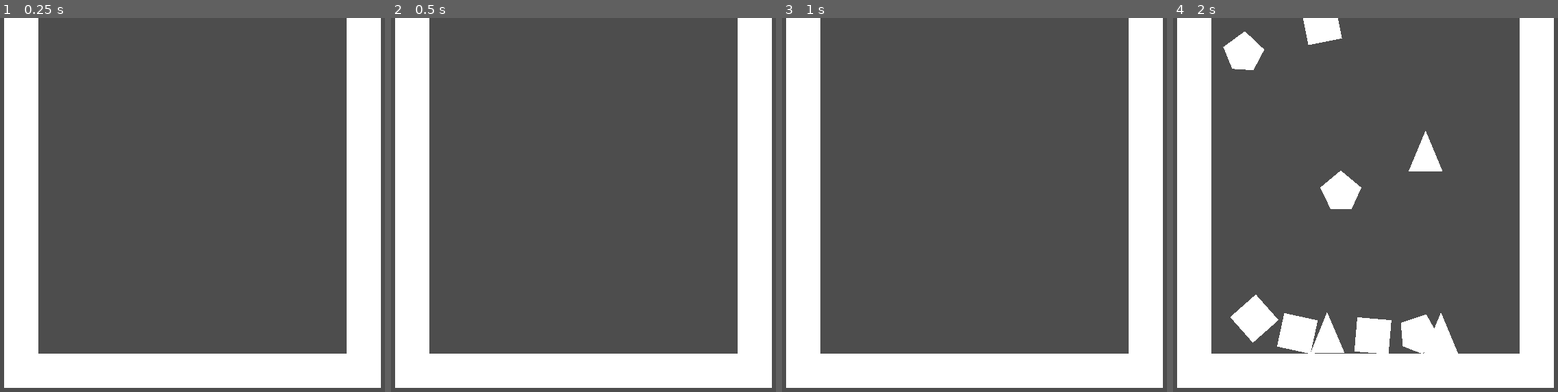
Above: before the commit, frames 1-4 (left to right).
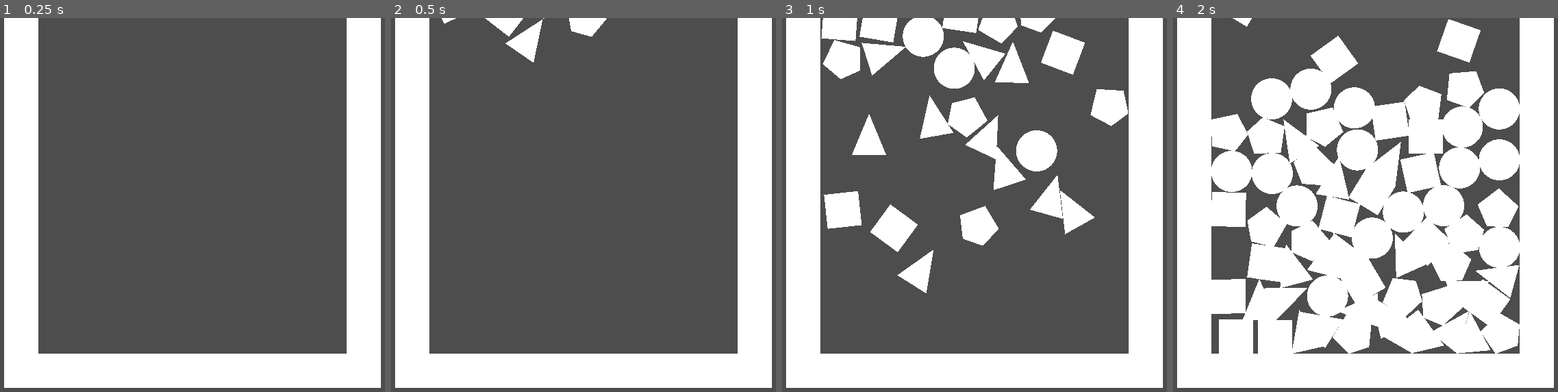
Above: after the commit, the same moments.

Repository: G-U-T-S/theana_jam
Game: Godot game, scene res://Scenes/main.tscn
Same seed, same stepped clock (60 frames per second), same inputs: the game is played once before the commit and once after it.
Inputs:
- Up to frame 1 (0.25 s): no input
- Up to frame 2 (0.5 s): no input
- Up to frame 3 (1 s): tap Enter (ui_accept) at 0.5, 0.6, 0.77 s
- Up to frame 4 (2 s): tap Enter (ui_accept) at 1.07, 1.35, 1.52, 1.82 s

Frame 1 is identical in both runs. In frame 2, 1.1% of the frame differs, in the area x 13-57%, y 0-12%; in frame 3, 15%; in frame 4, 44%, in the area x 9-91%, y 0-90%.

Commit message:
Add files via upload
retirei o debug do spawner e adicionei a logica que faz o main ficar com o cargo de spawnar as formas

Diff:
--- a/Scripts/main.gd
+++ b/Scripts/main.gd
@@ -1 +1,15 @@
 extends Node2D
+
+@onready var shape_spawn: ShapeSpawn = %shape_spawn
+
+var min_shapes_quantity: int = 70
+
+
+func _process(_delta: float) -> void:
+	if shape_spawn.get_child_count() < min_shapes_quantity:
+		shape_spawn.spawn()
+
+
+func _input(event: InputEvent) -> void:
+	if event.is_action("ui_accept"):
+		shape_spawn.get_children().pick_random().queue_free()
--- a/Scripts/shape_spawn.gd
+++ b/Scripts/shape_spawn.gd
@@ -9,11 +9,6 @@
 	"square": load("res://Scenes/square_shape.tscn"),
 	"pentagon": load("res://Scenes/pentagon_shape.tscn")
 }
-
-func _input(event: InputEvent) -> void:
-	# ALERT DEBUG ALERT
-	if event.is_action("ui_accept"):
-		spawn()
 
 
 func spawn() -> void:
